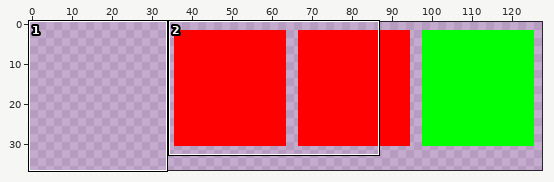
File history of a sprite sheet, popberry.png. Above, an overview of the earlier version with the close-up marked.
Close-up. Old version:
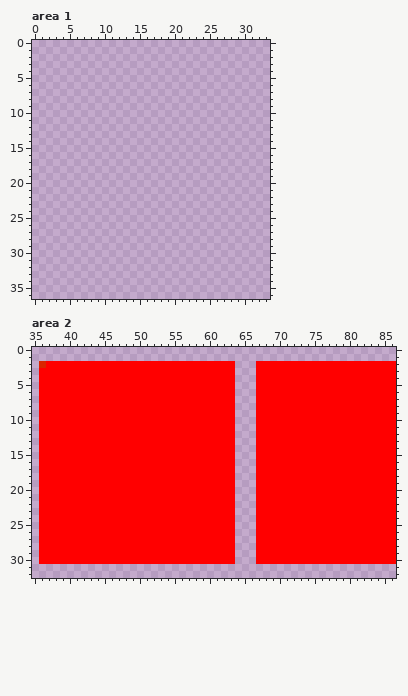
The file is 128x64 pixels. Colours within 5 levels of each other are drawn and written as one. Shown: area 1: x 0..33, y 0..36; area 2: x 35..86, y 0..32. The wide view leaves out empty margins.
The result:
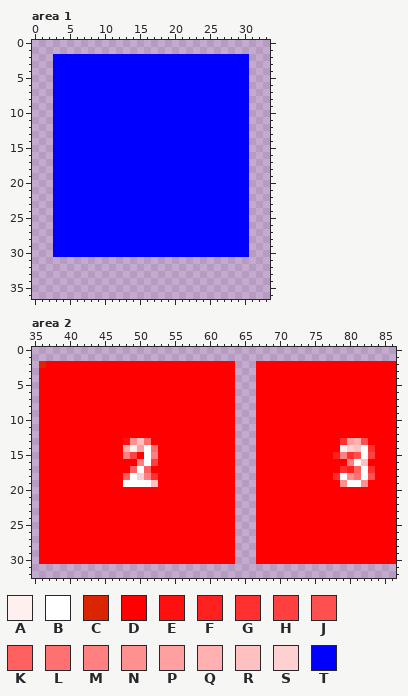
Palette (. is transparent): A #fff0f0  B #ffffff  C #da2500  D #ff0000  E #ff1010  F #ff2020  G #ff3030  H #ff4040  J #ff5050  K #ff6060  L #ff7070  M #ff8080  N #ff9090  P #ffa0a0  Q #ffb0b0  R #ffc0c0  S #ffd0d0  T #0000ff
Change:
--- area 1
@@ x 0..33 @@
  1 ..................................
- 2 ..................................
- 3 ..................................
- 4 ..................................
- 5 ..................................
- 6 ..................................
- 7 ..................................
- 8 ..................................
- 9 ..................................
-10 ..................................
-11 ..................................
-12 ..................................
-13 ..................................
-14 ..................................
-15 ..................................
-16 ..................................
-17 ..................................
-18 ..................................
-19 ..................................
-20 ..................................
-21 ..................................
-22 ..................................
-23 ..................................
-24 ..................................
-25 ..................................
-26 ..................................
-27 ..................................
-28 ..................................
-29 ..................................
-30 ..................................
+ 2 ...TTTTTTTTTTTTTTTTTTTTTTTTTTTT...
+ 3 ...TTTTTTTTTTTTTTTTTTTTTTTTTTTT...
+ 4 ...TTTTTTTTTTTTTTTTTTTTTTTTTTTT...
+ 5 ...TTTTTTTTTTTTTTTTTTTTTTTTTTTT...
+ 6 ...TTTTTTTTTTTTTTTTTTTTTTTTTTTT...
+ 7 ...TTTTTTTTTTTTTTTTTTTTTTTTTTTT...
+ 8 ...TTTTTTTTTTTTTTTTTTTTTTTTTTTT...
+ 9 ...TTTTTTTTTTTTTTTTTTTTTTTTTTTT...
+10 ...TTTTTTTTTTTTTTTTTTTTTTTTTTTT...
+11 ...TTTTTTTTTTTTTTTTTTTTTTTTTTTT...
+12 ...TTTTTTTTTTTTTTTTTTTTTTTTTTTT...
+13 ...TTTTTTTTTTTTTTTTTTTTTTTTTTTT...
+14 ...TTTTTTTTTTTTTTTTTTTTTTTTTTTT...
+15 ...TTTTTTTTTTTTTTTTTTTTTTTTTTTT...
+16 ...TTTTTTTTTTTTTTTTTTTTTTTTTTTT...
+17 ...TTTTTTTTTTTTTTTTTTTTTTTTTTTT...
+18 ...TTTTTTTTTTTTTTTTTTTTTTTTTTTT...
+19 ...TTTTTTTTTTTTTTTTTTTTTTTTTTTT...
+20 ...TTTTTTTTTTTTTTTTTTTTTTTTTTTT...
+21 ...TTTTTTTTTTTTTTTTTTTTTTTTTTTT...
+22 ...TTTTTTTTTTTTTTTTTTTTTTTTTTTT...
+23 ...TTTTTTTTTTTTTTTTTTTTTTTTTTTT...
+24 ...TTTTTTTTTTTTTTTTTTTTTTTTTTTT...
+25 ...TTTTTTTTTTTTTTTTTTTTTTTTTTTT...
+26 ...TTTTTTTTTTTTTTTTTTTTTTTTTTTT...
+27 ...TTTTTTTTTTTTTTTTTTTTTTTTTTTT...
+28 ...TTTTTTTTTTTTTTTTTTTTTTTTTTTT...
+29 ...TTTTTTTTTTTTTTTTTTTTTTTTTTTT...
+30 ...TTTTTTTTTTTTTTTTTTTTTTTTTTTT...
 31 ..................................
--- area 2
@@ x 35..86 @@
 12 .DDDDDDDDDDDDDDDDDDDDDDDDDDDD...DDDDDDDDDDDDDDDDDDDD
-13 .DDDDDDDDDDDDDDDDDDDDDDDDDDDD...DDDDDDDDDDDDDDDDDDDD
-14 .DDDDDDDDDDDDDDDDDDDDDDDDDDDD...DDDDDDDDDDDDDDDDDDDD
-15 .DDDDDDDDDDDDDDDDDDDDDDDDDDDD...DDDDDDDDDDDDDDDDDDDD
-16 .DDDDDDDDDDDDDDDDDDDDDDDDDDDD...DDDDDDDDDDDDDDDDDDDD
-17 .DDDDDDDDDDDDDDDDDDDDDDDDDDDD...DDDDDDDDDDDDDDDDDDDD
-18 .DDDDDDDDDDDDDDDDDDDDDDDDDDDD...DDDDDDDDDDDDDDDDDDDD
-19 .DDDDDDDDDDDDDDDDDDDDDDDDDDDD...DDDDDDDDDDDDDDDDDDDD
+13 .DDDDDDDDDDDDENRLDDDDDDDDDDDD...DDDDDDDDDDDDGPQJDDDD
+14 .DDDDDDDDDDDDQAPBLDDDDDDDDDDD...DDDDDDDDDDDDASRBGDDD
+15 .DDDDDDDDDDDDMHDBMDDDDDDDDDDD...DDDDDDDDDDDFMGJBHDDD
+16 .DDDDDDDDDDDDDDMBHDDDDDDDDDDD...DDDDDDDDDDDDDMBRDDDD
+17 .DDDDDDDDDDDDDKBKDDDDDDDDDDDD...DDDDDDDDDDDDGFKBGDDD
+18 .DDDDDDDDDDDDKBSMGDDDDDDDDDDD...DDDDDDDDDDDGBNLBJDDD
+19 .DDDDDDDDDDDDBBBBRDDDDDDDDDDD...DDDDDDDDDDDDNBBNDDDD
 20 .DDDDDDDDDDDDDDDDDDDDDDDDDDDD...DDDDDDDDDDDDDDDDDDDD
Changed places in both close-ups, as pixel boxes (x1, y1, x2, y2):
added: (53, 54, 249, 257)
changed: (123, 438, 158, 487)
changed: (333, 438, 375, 487)
